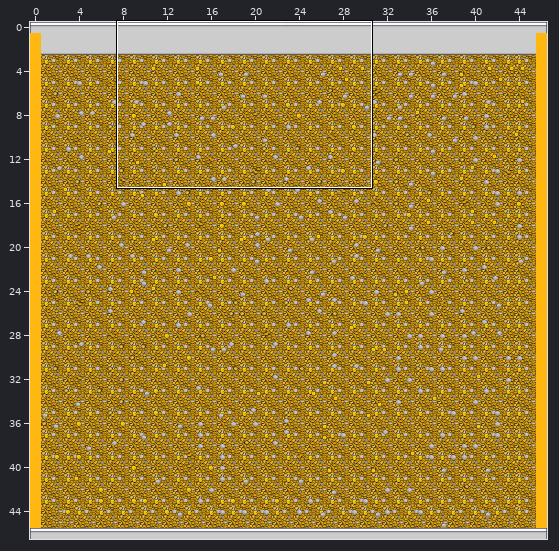
An edit to a level. Tiled map (JSON), maps/moneybin.json. Above, an overview of the earlier version with the close-up marked.
Close-up. Earlier state:
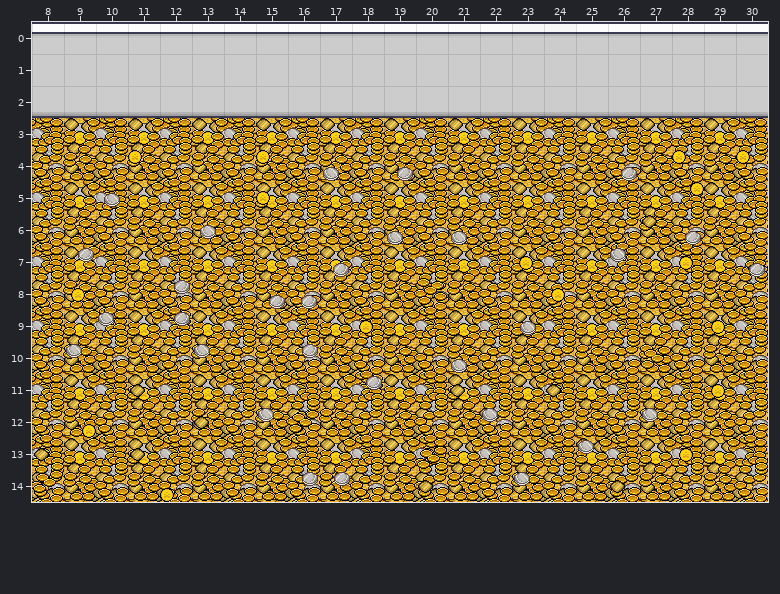
Cells are 32x32 px. Shown: x 8..30, y 0..14. Not drawn, because the pictures are missing: unchanged layers "Platform", "binClose", "binOpen".
The result:
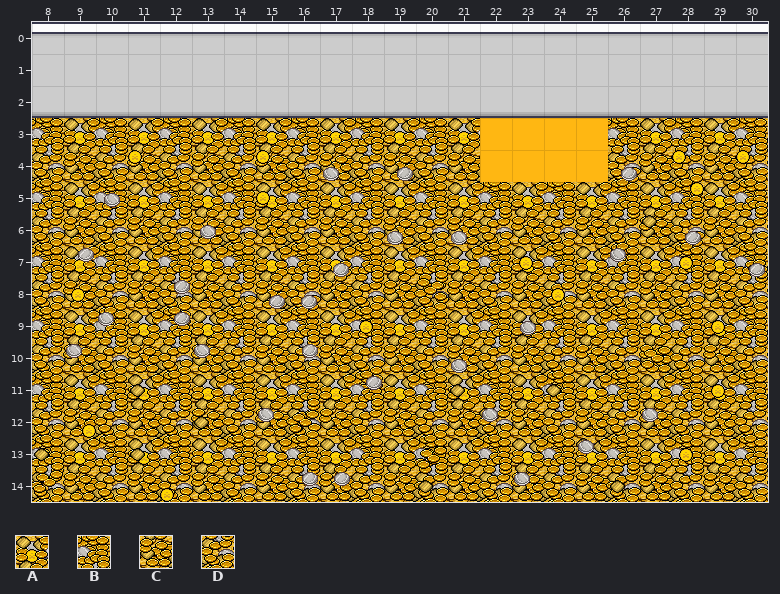
Key: from "money": A 0, B 1, C 8, D 9.
_ is an empty cell.
Tiles replaced or removed in this view: A, B, C, D.
Diff:
Changed rows in their new state; . is an unchanged cell.
Layer "Money-Base":
first column x 22:
 3 ____
 4 ____
